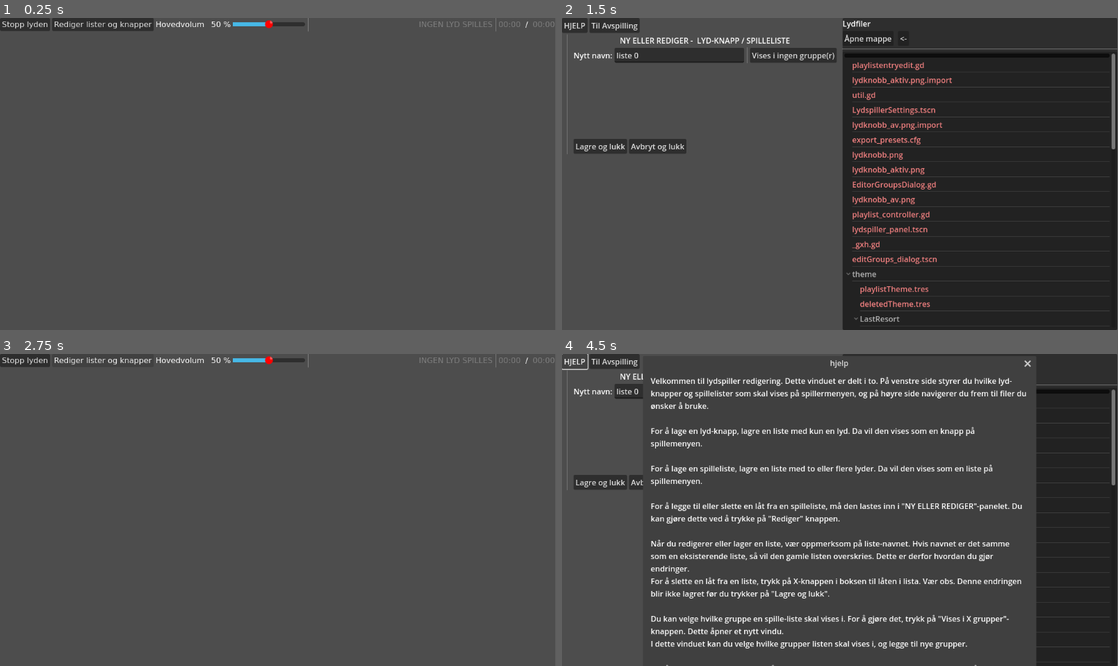
Above: before the commit, frames 1-4 (two rows, left to right).
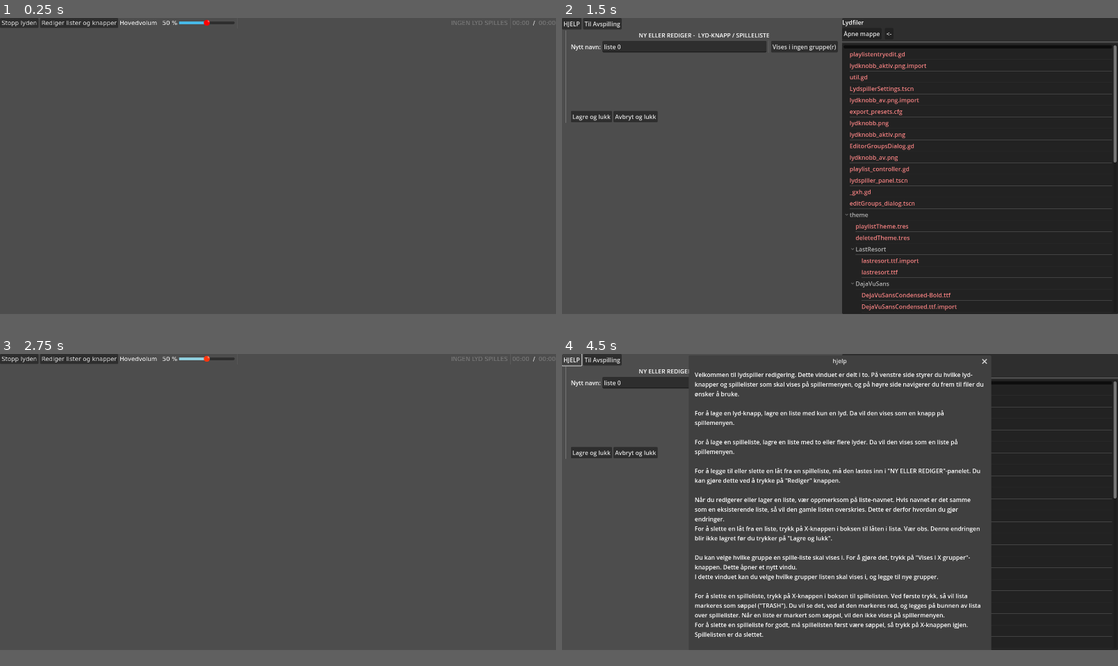
Above: after the commit, the same moments.

Repository: KvaGram/fotballklubb_music_app
Game: Godot game, scene res://lydspiller_panel.tscn
Same seed, same stepped clock (60 frames per second), same inputs: the game is played once before the commit and once after it.
Inputs:
- Up to frame 1 (0.25 s): no input
- Up to frame 2 (1.5 s): click "Stopp lyden" at 0.5 s; click "Rediger lister og knapper" at 1.25 s
- Up to frame 3 (2.75 s): click "Til Avspilling" at 2 s
- Up to frame 4 (4.5 s): click "Stopp lyden" at 2.75 s; click "Rediger lister og knapper" at 3.5 s; click "HJELP" at 4.25 s
In our replay, the window is 799x449 before the commit and 800x426 after it. These sizes can differ from the game's own. Grey fills any space a smaller window leaves; there, only what the larger window draws over its background counts as a difference.

The runs differ from the first frame. In frame 1, 1.2% of the frame differs, in the area x 0-100%, y 0-5%; in frame 2, 13%; in frame 3, 0.9%; in frame 4, 22%, in the area x 0-100%, y 0-100%.

Commit message:
remove lag on startup + small fixes
playlist controllers are no longer allowed to load audiostreams directly, instead they make a request for a stream to be loaded.
A playlist no longer refresh immediately, instead a flag is set to refresh next frame.
Application window is set to scale, keeping a fixed viewport resolution regardless of window size.

Diff:
--- a/lydspiller_panel.gd
+++ b/lydspiller_panel.gd
@@ -14,7 +14,7 @@
 var sel_group:int
 
 var cache:Dictionary #where key is path as a string, value is audiostream.
-var loadrequest:Array
+var loadrequest:Array #where value is an array, index 0 is a path in string, index 1 is a callable and is optional.
 
 @onready var playlistcontroller:PackedScene = preload("res://playlist_controller.tscn")
 
@@ -67,12 +67,31 @@
 	elif was_playing_audio:
 		onAudioFinished()
 	if loadrequest.size() > 0:
-		nextPreload()
-func nextPreload():
-	var path = loadrequest.pop_front()
-	if cache.has(path):
-		return nextPreload()
-	cache[path] = Util.load_audio(path)
+		nextLoad()
+#process next request for a stream object
+func nextLoad():
+	var requestPacket:Array = loadrequest.pop_front()
+	var path = requestPacket[0]
+	if not cache.has(path):
+		cache[path] = Util.load_audio(path)
+	_completeRequest(requestPacket)
+#add a request for a stream object, fullfills it if already loaded.
+func requestStream(requestPacket:Array, urgent:bool = false):
+	#print("Recived request %s"%[requestPacket])
+	var path = requestPacket[0]
+	if cache.has(path) and requestPacket.size() > 1:
+		_completeRequest(requestPacket)
+	elif urgent:
+		loadrequest.push_front(requestPacket)
+	else:
+		loadrequest.push_back(requestPacket)
+#fullfills the request for stream object
+func _completeRequest(requestPacket:Array):
+	var path = requestPacket[0]
+	var callback:Callable = (func (_data): return) if requestPacket.size() < 2 else requestPacket[1]
+	requestPacket.append(cache[path])
+	callback.call_deferred(requestPacket)
+	#callback.call(requestPacket)
 
 #Ensure the app does not close untill anything important is saved.
 func _notification(what):
@@ -124,8 +143,7 @@
 		n.setPlaylist(e)
 		n.play.connect(play)
 		n.stop.connect(stop)
-		#Adds refrences to the audio stream cache
-		n.refcache = cache
+		n.requestStream.connect(requestStream)
 		var i = e.get("list_index", -1)
 		if(i < 0 or i > entries.size()):
 			entries.append(n) #in the event of indecies missing or out of range
@@ -154,6 +172,7 @@
 	#enable new visualizer
 	if(callback):
 		callback.setPlaying(true)
+	#NOTE: consider using RequestStream with priority here.
 	if not cache.has(path):
 		cache[path] = Util.load_audio(path)
 	audio.stream = cache[path]
--- a/playlist_controller.gd
+++ b/playlist_controller.gd
@@ -7,9 +7,9 @@
 
 var volume:PackedInt32Array
 var list:PackedStringArray
-var refcache:Dictionary #refrence to parent cache
 var listName:String
 var _playing:bool = false
+var need_refresh:bool = false
 
 @onready var visualizer = %visualizer
 
@@ -17,6 +17,13 @@
 signal play(track, volume, listcon)
 #local stop-button
 signal stop()
+#request for a stream to be loaded.
+#This is mainly used for showing tracklength.
+signal requestStream(requestPacket)
+
+func _process(_delta):
+	if need_refresh:
+		refresh()
 
 func setPlaylist(newListdata:Dictionary):
 	listdata = newListdata
@@ -49,33 +56,37 @@
 	%NextAudioName.text = (
 		_getTrackName( list[_clampIndex(getIndex()+1)]) )
 	%IndexAndLen.text = "%02d / %02d" % [getIndex()+1, list.size()]
+	need_refresh = false
 
+#Gets a track path's readable name and length in minutes:secunds.
+#If such a label is not already known, requests the stream object so it may be contructed.
 func _getTrackName(path:String) -> String:
 	if path in listlables:
 		return listlables[path]
-	var stream:AudioStream
-	if refcache.has(path):
-		stream = refcache[path]
-	else:
-		stream = Util.load_audio(path)
-		refcache[path] = stream
+	var callback = func(data):
+		var stream:AudioStream = data[-1] #stream object is appended when request completes, so it is the last object
+		var selfref:PlaylistController = data[2]
+		var m = floori(stream.get_length() / 60)
+		var s = floori(stream.get_length()) % 60
+		var label:String = "%s - (%02d:%02d)"%[path.get_file().get_basename(), m, s]
+		selfref.listlables[path] = label #Add to list of generated lables
+		selfref.need_refresh = true
+	var requestPacket:Array = [path, callback, self]
+	emit_signal("requestStream", requestPacket)
+	#print("requesting " + path)
+	return "%s - (??:??)"%[path.get_file().get_basename()] #return placeholder label with unknown time
 
-	var m = floori(stream.get_length() / 60)
-	var s = floori(stream.get_length()) % 60
-	var label:String = "%s - (%02d:%02d)"%[path.get_file().get_basename(), m, s]
-	listlables[path] = label
-	return label
-
-
+#used when setting the index.
 func _clampIndex(ind:int) -> int:
 	var s = list.size()
 	if s <= 0:
 		return -1 #a what the f.. failsafe. case of empty list.
-	while ind >= s:
-		ind -= s
-	while ind < 0:
-		ind += s
-	return ind
+	return clampi(ind, 0, s-1)
+#	while ind >= s:
+#		ind -= s
+#	while ind < 0:
+#		ind += s
+#	return ind
 
 func getAuto()->bool:
 	return listdata.get("play_auto", false)
@@ -84,6 +95,7 @@
 	%btnAutoplay2.set_pressed(value)
 	%btnAutoplay1.set_pressed(value)
 
+#index buttons
 func next():
 	setIndex(getIndex()+1)
 func prev():
@@ -91,12 +103,14 @@
 func reset():
 	setIndex(0)
 
+#index getter and setter. Index is stored in the listdata dictionary.
 func getIndex() -> int:
 	return listdata.get("play_index", -1)
 func setIndex(value:int):
 	listdata["play_index"] = _clampIndex(value)
-	refresh()
+	need_refresh = true
 
+#When the playbutton is pressed.
 func onPlayPressed():
 	if _playing:
 		emit_signal("stop")
@@ -110,10 +124,6 @@
 	visualizer.disabled = !_playing
 	for btn in [%btnPlay1, %btnPlay2]:
 		btn.text = "■" if _playing else "▶"
-func onStreamLoaded(path):
-	if path in list:
-		refresh()
-
 
 func _on_index_and_len_pressed():
 	%listFullList.deselect_all()
--- a/project.godot
+++ b/project.godot
@@ -22,6 +22,12 @@
 util="res://util.gd"
 audioLoader="res://GDScriptAudioImport.gd"
 
+[display]
+
+window/size/viewport_width=1500
+window/size/viewport_height=800
+window/stretch/mode="viewport"
+
 [rendering]
 
 renderer/rendering_method="gl_compatibility"
--- a/visualizer.gd
+++ b/visualizer.gd
@@ -10,7 +10,7 @@
 const MIN_DB:float = 60
 const SCALE:float = 10
 
-func _process(delta):
+func _process(_delta):
 	queue_redraw()
 
 #draws a representation of the audio playing.
